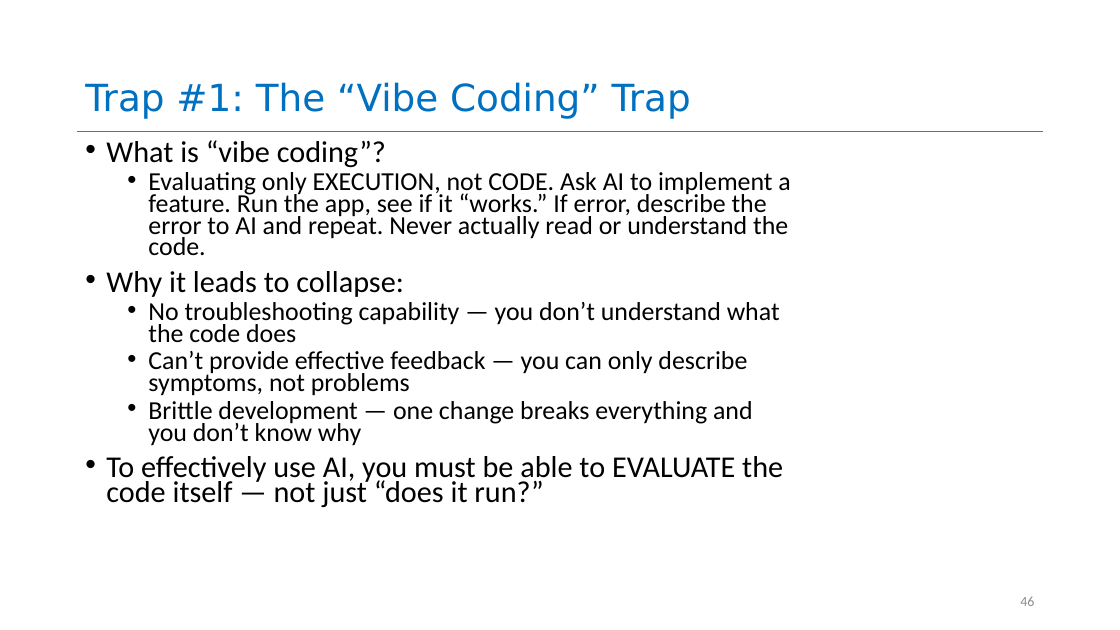
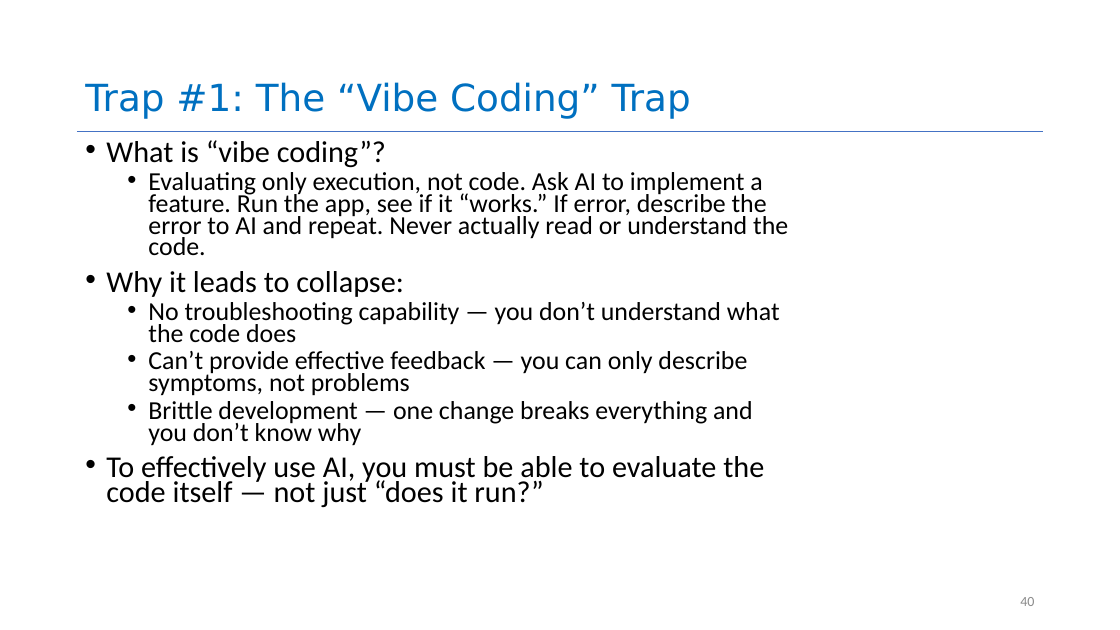
Before and after one commit to neu-se/CS4530-Spring-2026, a slide deck: slide 40 of Slides/Module 16 Using AI Agents.pptx (slide 46 before the commit). Drawn at 1120x630 pixels with LibreOffice and Linux fonts; fonts in the diff are those of the drawing. Boxes give left, top, right and bottom in pixels: in the first picture for what was removed or moved away, otherwise in the second. Text is boxed around its words. In the diff, an @@ line names an element or a change of style, - is before the commit and + after.

```diff
--- a/Slides/Module 16 Using AI Agents.pptx
+++ b/Slides/Module 16 Using AI Agents.pptx
@@ text at [148, 172, 788, 255]: text changed @@
-  • Evaluating only EXECUTION, not CODE. Ask AI to implement a feature. Run the app, see if it “works.” If error, describe the error to AI and repeat. Never actually read or understand the code.
+  • Evaluating only execution, not code. Ask AI to implement a feature. Run the app, see if it “works.” If error, describe the error to AI and repeat. Never actually read or understand the code.
@@ text at [106, 456, 764, 507]: text changed @@
-• To effectively use AI, you must be able to EVALUATE the code itself — not just “does it run?”
+• To effectively use AI, you must be able to evaluate the code itself — not just “does it run?”
@@ page number at [1020, 597, 1034, 606]: text changed @@
-46
+40
```
Also in this commit, not shown: 28 other slides changed, 7 slides added, 14 slides removed, 1 other file.
